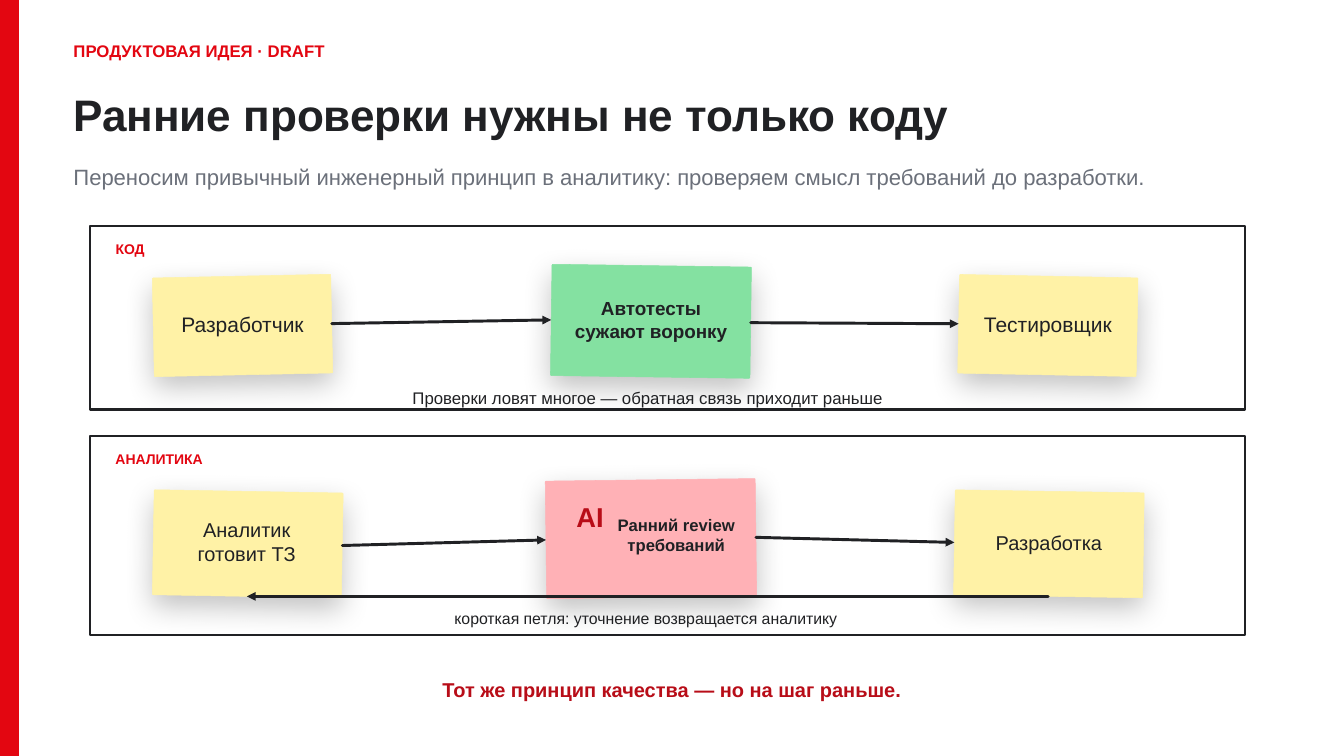
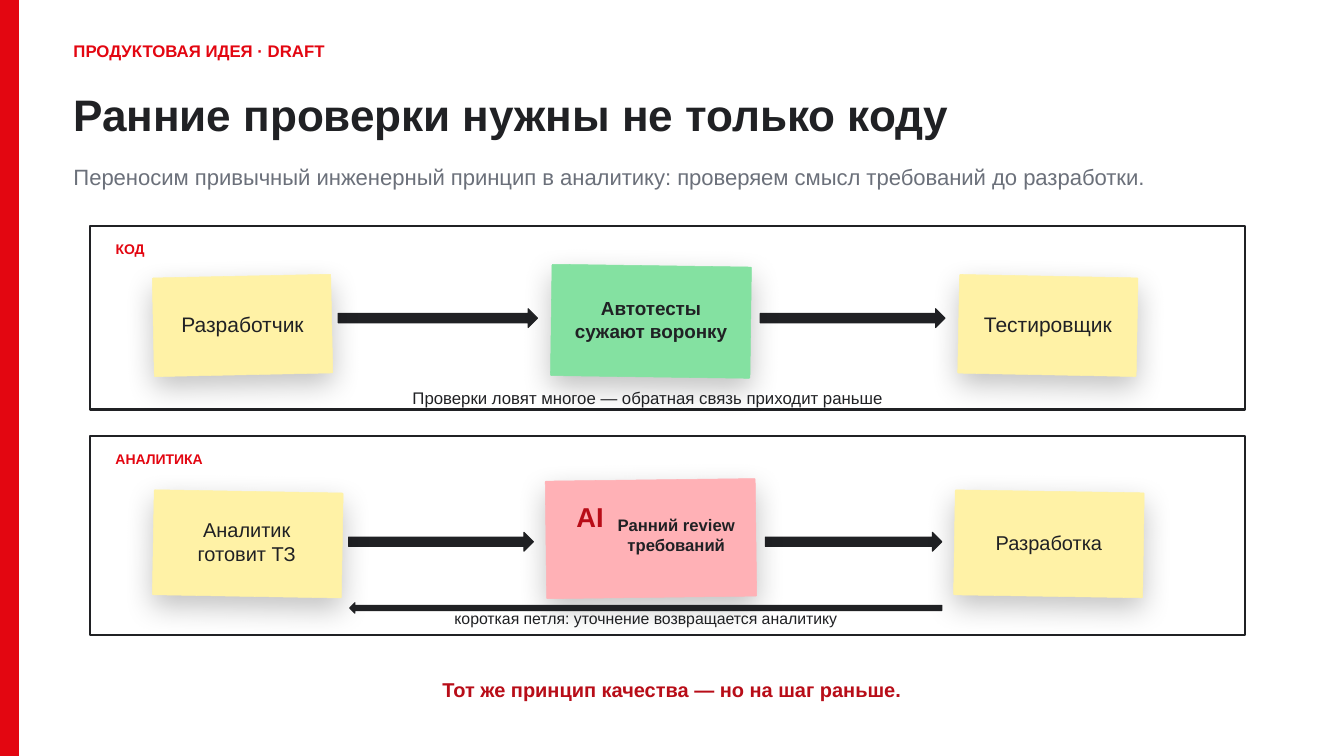
Before and after one commit to DanilaSaraev-git/MTS_TZ, a slide deck: slide 1 of output/presentations/AI-analytics-review-platform-MTS-DRAFT.pptx. Drawn at 1344x756 pixels with LibreOffice and Linux fonts; fonts in the diff are those of the drawing. Boxes give left, top, right and bottom in pixels: in the first picture for what was removed or moved away, otherwise in the second. Text is boxed around its words. In the diff, an @@ line names an element or a change of style, - is before the commit and + after.

Commit message:
Revert "draft: connect presentation process arrows"
This reverts commit 2215483468cb37b5541de4ec5da71b9f976ade28.

```diff
--- a/output/presentations/AI-analytics-review-platform-MTS-DRAFT.pptx
+++ b/output/presentations/AI-analytics-review-platform-MTS-DRAFT.pptx
@@ arrow removed from (332, 324) to (552, 320) @@
@@ right arrow added at <box>338,309,537,328</box>, fill #202124, outline #202124 0.75 pt @@
@@ arrow removed from (751, 323) to (959, 324) @@
@@ right arrow added at <box>760,309,945,328</box>, fill #202124, outline #202124 0.75 pt @@
@@ right arrow added at <box>349,532,533,552</box>, fill #202124, outline #202124 0.75 pt @@
@@ arrow removed from (756, 537) to (955, 542) @@
@@ right arrow added at <box>765,532,942,552</box>, fill #202124, outline #202124 0.75 pt @@
@@ arrow removed from (343, 545) to (546, 540) @@
@@ arrow removed from (1049, 597) to (247, 597) @@
@@ left arrow added at <box>350,603,943,613</box>, fill #202124, outline #202124 0.75 pt @@
```
Also in this commit, not shown: 3 other slides changed.
